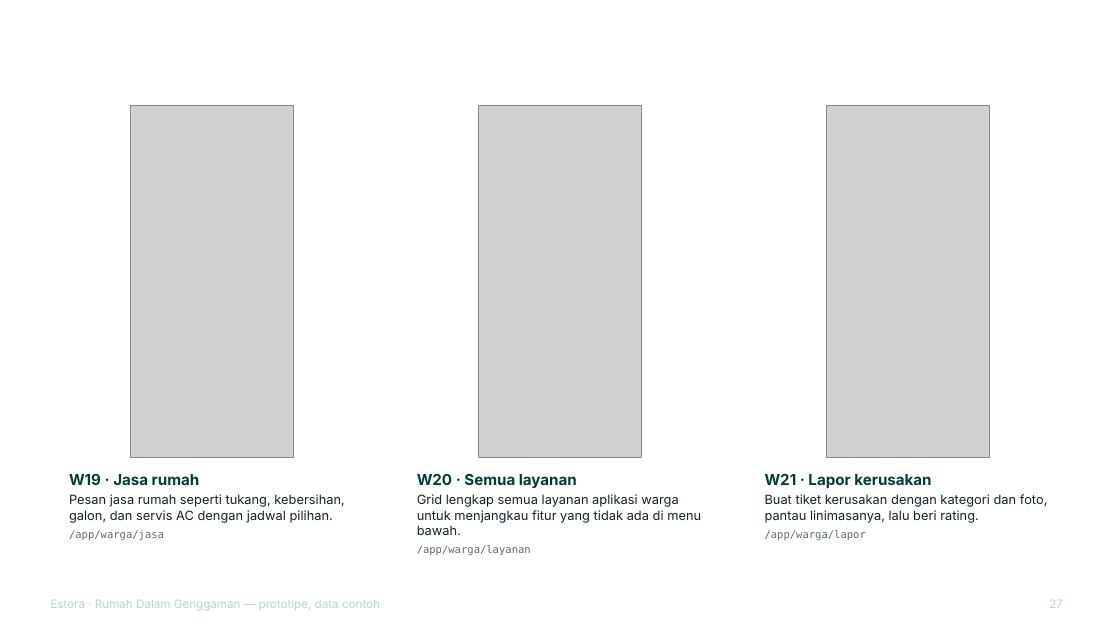
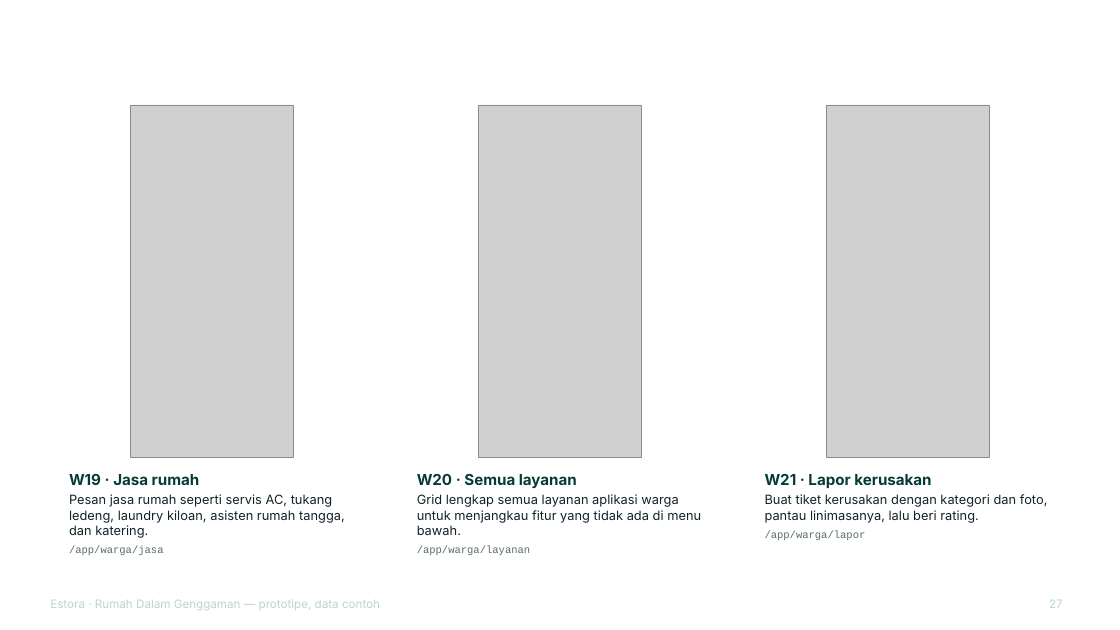
Before and after one commit to pandeyoga/dadada, a slide deck: slide 27 of reports/Estora pitch deck + lampiran prototipe.pptx. Drawn at 1120x630 pixels with LibreOffice and Linux fonts; fonts in the diff are those of the drawing; grey boxes stand for pictures; background and template pictures are left out. Boxes give left, top, right and bottom in pixels: in the first picture for what was removed or moved away, otherwise in the second. Text is boxed around its words. In the diff, an @@ line names an element or a change of style, - is before the commit and + after.

```diff
--- a/reports/Estora pitch deck + lampiran prototipe.pptx
+++ b/reports/Estora pitch deck + lampiran prototipe.pptx
@@ text at bbox=[69, 494, 345, 538]: text changed @@
-Pesan jasa rumah seperti tukang, kebersihan, galon, dan servis AC dengan jadwal pilihan.
+Pesan jasa rumah seperti servis AC, tukang ledeng, laundry kiloan, asisten rumah tangga, dan katering.
@@ text at bbox=[765, 530, 866, 540]: font DejaVu Sans Mono to Courier New in "/app/warga/lapor" @@
@@ text at bbox=[69, 546, 164, 555]: font DejaVu Sans Mono to Courier New in "/app/warga/jasa" @@
@@ text at bbox=[417, 546, 531, 555]: font DejaVu Sans Mono to Courier New in "/app/warga/layanan" @@
```
Also in this commit, not shown: 32 other slides changed, 3 other files.
